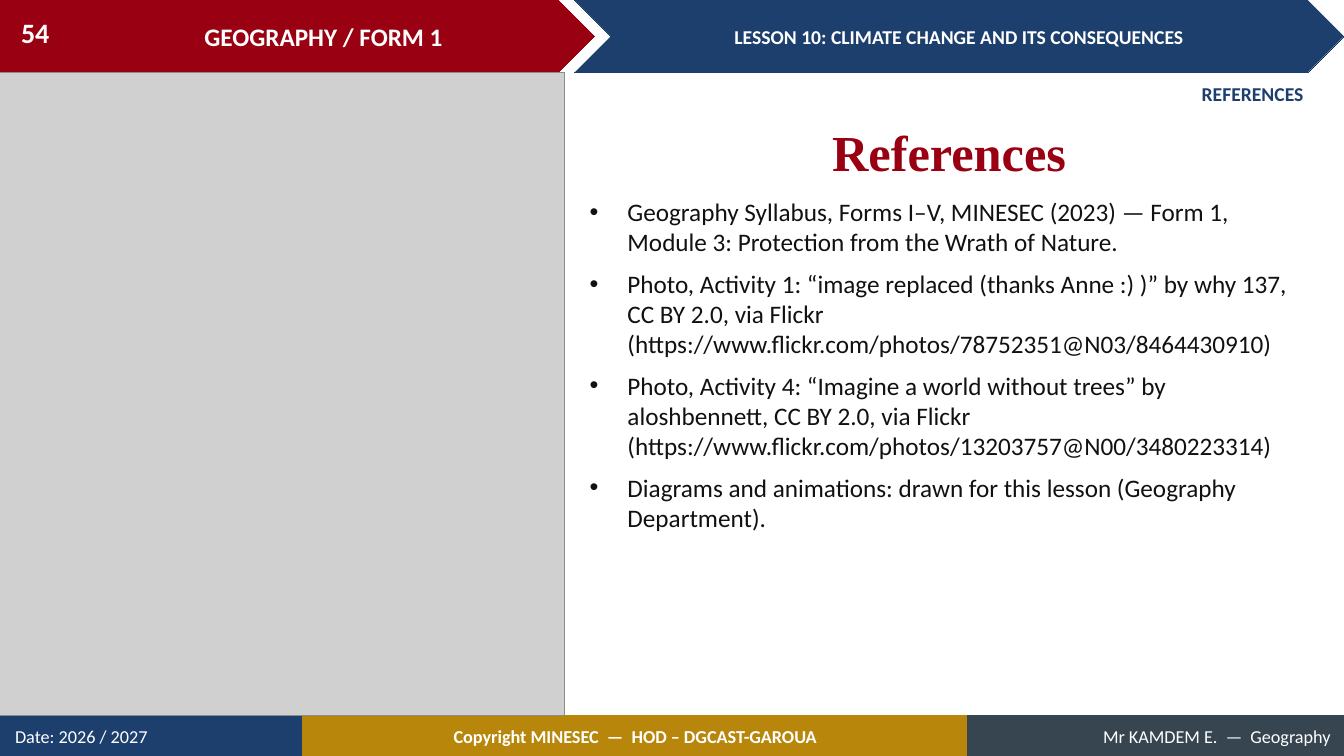
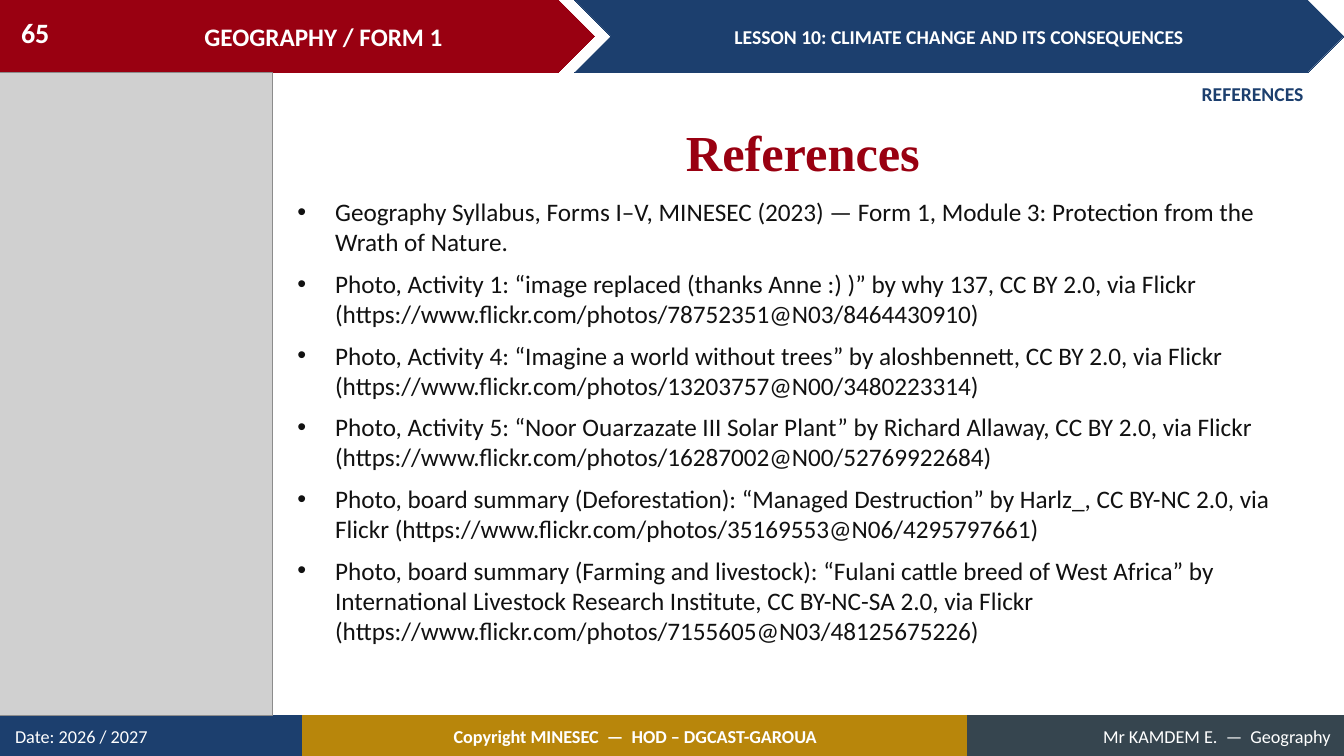
Before and after one commit to Berthautk/linea-github, a slide deck: slide 65 of lecons/F1/18_F1_M3_L10_Climate_Change_and_its_Consequences.pptx (slide 54 before the commit). Drawn at 1344x756 pixels with LibreOffice and Linux fonts; fonts in the diff are those of the drawing; grey boxes stand for pictures. Boxes give left, top, right and bottom in pixels: in the first picture for what was removed or moved away, otherwise in the second. Text is boxed around its words. In the diff, an @@ line names an element or a change of style, - is before the commit and + after.

```diff
--- a/lecons/F1/18_F1_M3_L10_Climate_Change_and_its_Consequences.pptx
+++ b/lecons/F1/18_F1_M3_L10_Climate_Change_and_its_Consequences.pptx
@@ page number at (x1=21, y1=24, x2=49, y2=44): text changed @@
-54
+65
@@ picture resized from (x1=0, y1=73, x2=565, y2=716) to (x1=0, y1=73, x2=272, y2=716) @@
@@ text "References" moved from (x1=832, y1=135, x2=1066, y2=172) to (x1=686, y1=135, x2=920, y2=172) @@
@@ text "Geography Syllabus, Forms I–V, MINESEC ..." moved from (x1=627, y1=202, x2=1287, y2=531) to (x1=335, y1=202, x2=1269, y2=644) @@
@@ text at (x1=335, y1=418, x2=1269, y2=644): text changed @@
-• Diagrams and animations: drawn for this lesson (Geography Department).
+• Photo, Activity 5: “Noor Ouarzazate III Solar Plant” by Richard Allaway, CC BY 2.0, via Flickr (https://www.flickr.com/photos/16287002@N00/52769922684)
+• Photo, board summary (Deforestation): “Managed Destruction” by Harlz_, CC BY-NC 2.0, via Flickr (https://www.flickr.com/photos/35169553@N06/4295797661)
+• Photo, board summary (Farming and livestock): “Fulani cattle breed of West Africa” by International Livestock Research Institute, CC BY-NC-SA 2.0, via Flickr (https://www.flickr.com/photos/7155605@N03/48125675226)
```
Also in this commit, not shown: 23 other slides changed, 16 slides added, 4 slides removed, 31 other files.
